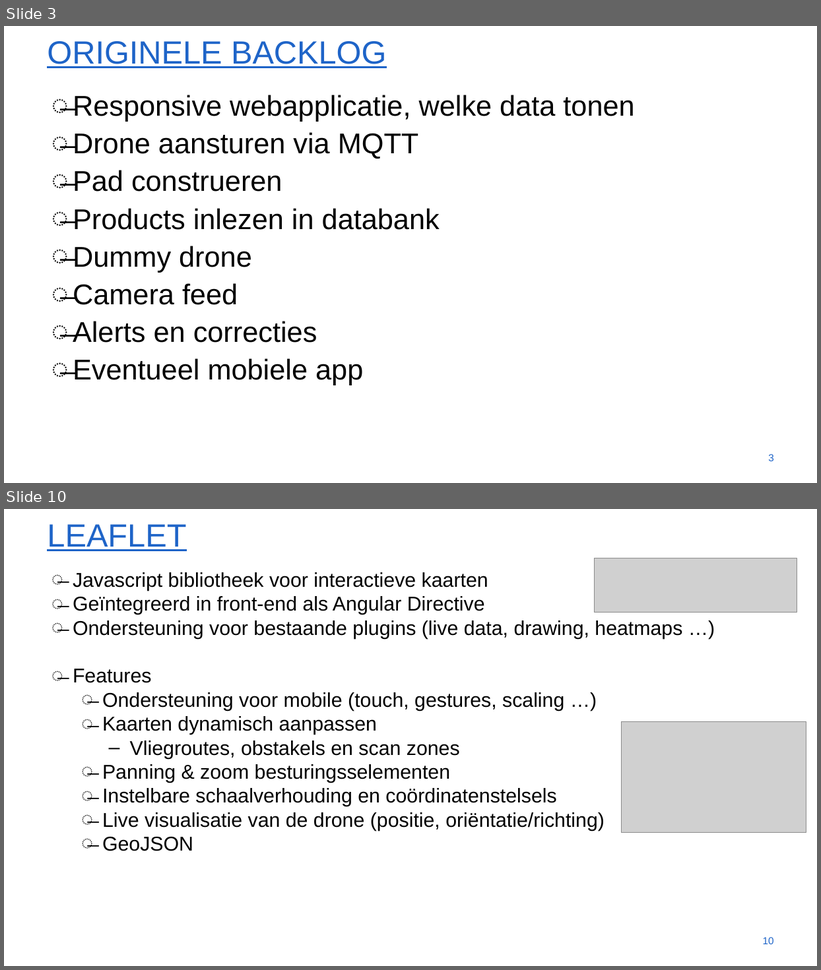
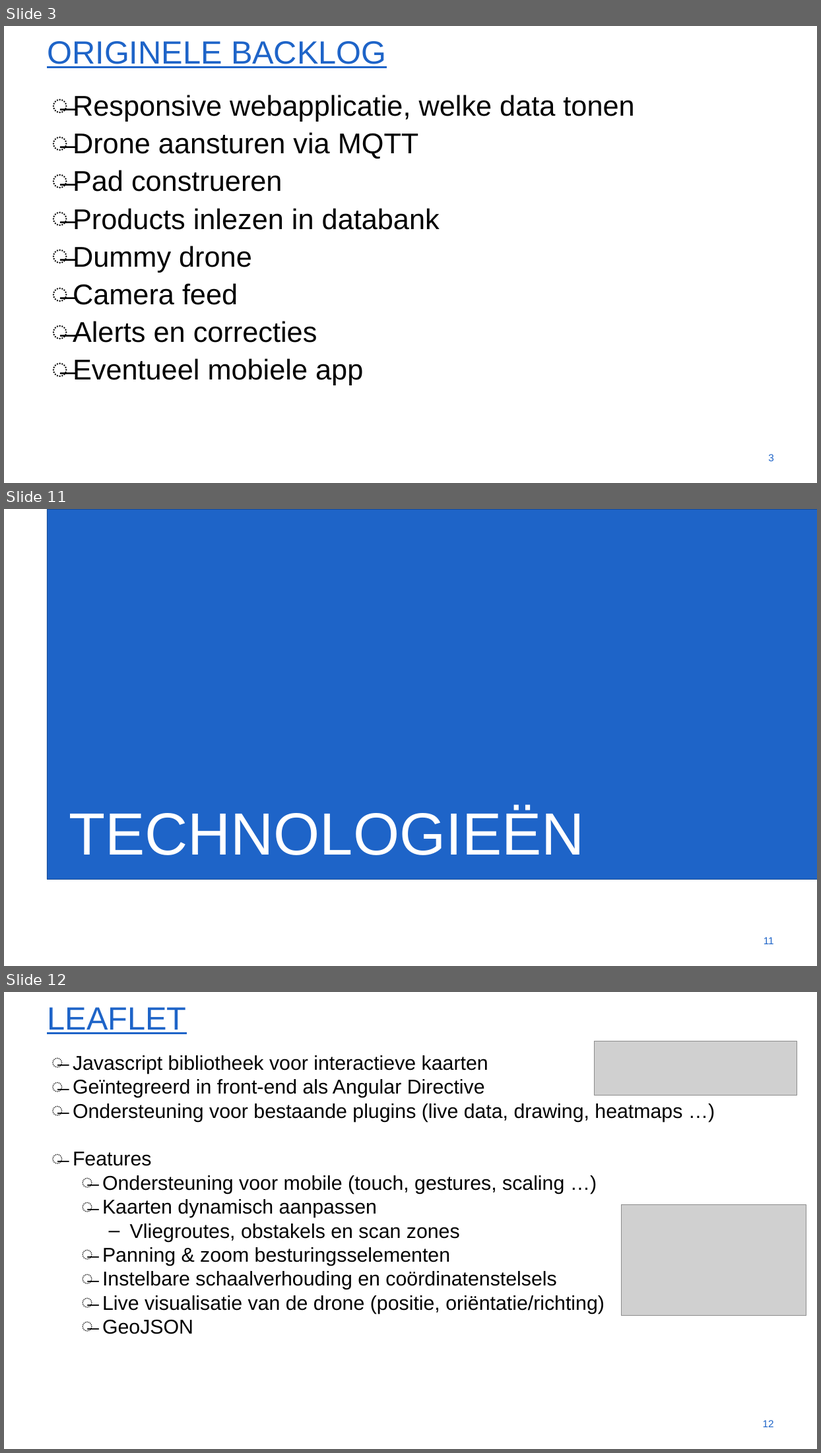
Before and after one commit to WouterStemgee/inventory-management-system-autonomous-drones, a slide deck: presentaties/EindPresentatie.pptx. Shown one above the other, each under a label of ours: slides 3 and 10 before the commit, slides 3, 11 and 12 after it; the slides between them are not shown. The pictures are 821x970 and 821x1453 pixels, drawn with LibreOffice and Linux fonts; fonts in the diff are those of the drawing; grey boxes stand for pictures; background and template pictures are left out. Boxes give left, top, right and bottom in pixels: in the first picture for what was removed or moved away, otherwise in the second. Text is boxed around its words. In the diff, an @@ line names an element or a change of style, - is before the commit and + after.

```diff
--- a/presentaties/EindPresentatie.pptx
+++ b/presentaties/EindPresentatie.pptx
@@ slide 11 added at <box>4,509,817,966</box>, background #FFFFFF @@
@@ rectangle added at <box>47,509,817,879</box>, fill #1E64C8, outline #164A94 1 pt @@
@@ title added at <box>69,808,585,855</box>, 100 pt, text #FFFFFF @@
+TECHNOLOGIEËN
@@ page number added at <box>764,937,774,945</box>, 17.1 pt, text #1E64C8 @@
+11
@@ what was slide 10 is now slide 12 @@
@@ page number at <box>763,1420,774,1428</box>: text changed @@
-10
+12
```
Also in this commit, not shown: 6 slides changed, 11 other slides added, 6 slides removed.
